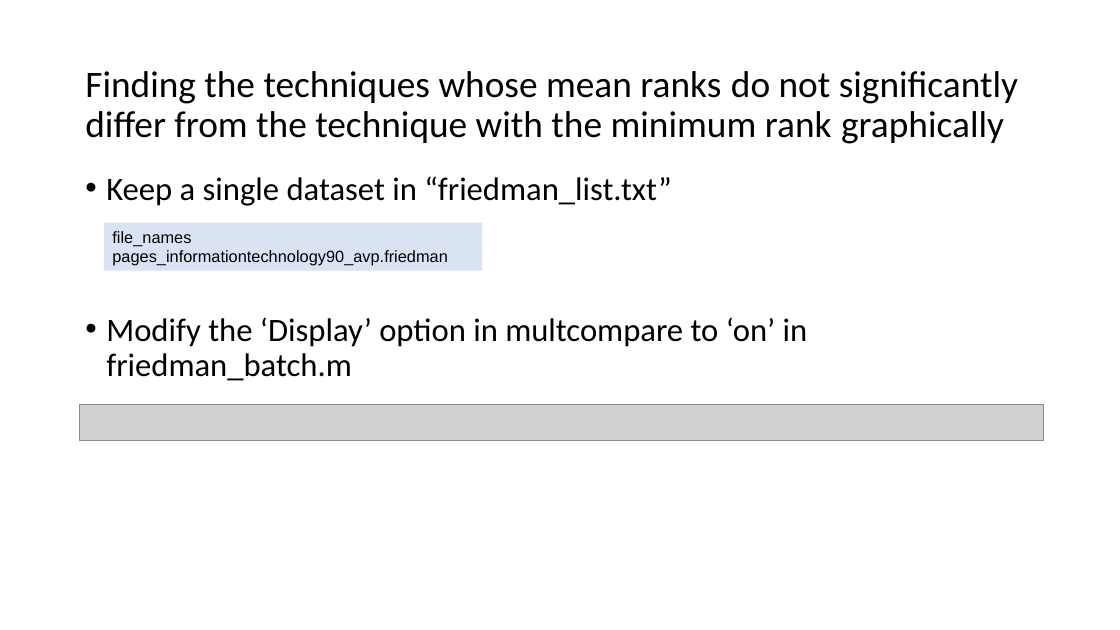
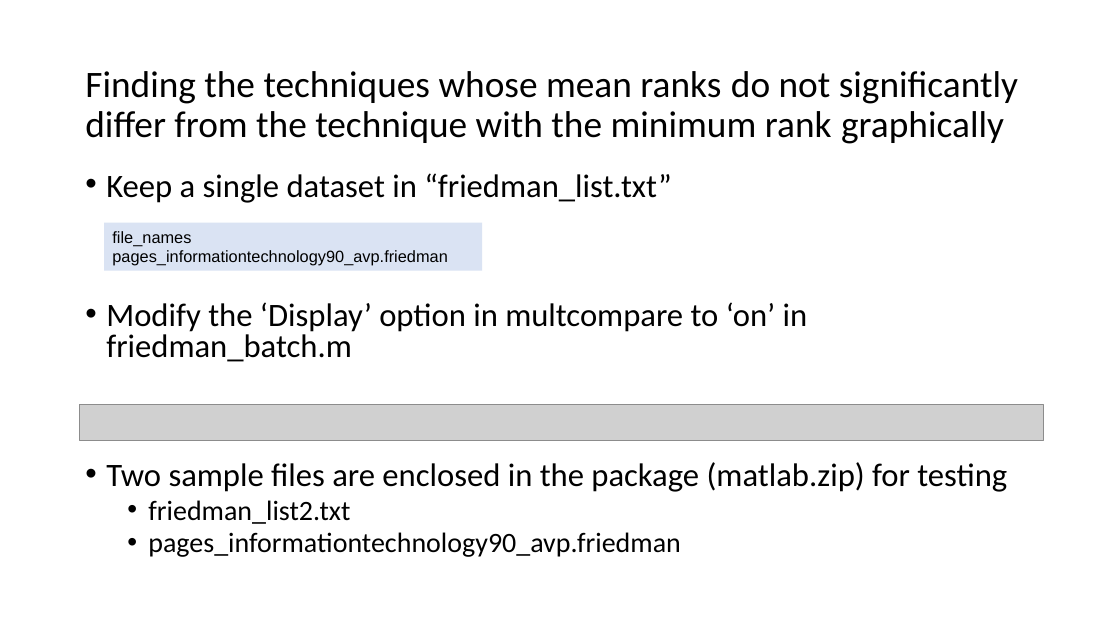
Before and after one commit to raghuramakrishnan71/predmodelswebpage, a slide deck: slide 30 of Performance Evaluation of MLT in Web Page Load Time Prediction - Datasets and Scripts.pptx. Drawn at 1120x630 pixels with LibreOffice and Linux fonts; fonts in the diff are those of the drawing; grey boxes stand for pictures. Boxes give left, top, right and bottom in pixels: in the first picture for what was removed or moved away, otherwise in the second. Text is boxed around its words. In the diff, an @@ line names an element or a change of style, - is before the commit and + after.

```diff
--- a/Performance Evaluation of MLT in Web Page Load Time Prediction - Datasets and Scripts.pptx
+++ b/Performance Evaluation of MLT in Web Page Load Time Prediction - Datasets and Scripts.pptx
@@ text at [106,173,808,362]: line spacing 0.9 to 0.8 @@
@@ text at [106,462,1007,557]: paragraphs added @@
+• Two sample files are enclosed in the package (matlab.zip) for testing
+  • friedman_list2.txt
+  • pages_informationtechnology90_avp.friedman
```
Also in this commit, not shown: 4 other slides changed.
